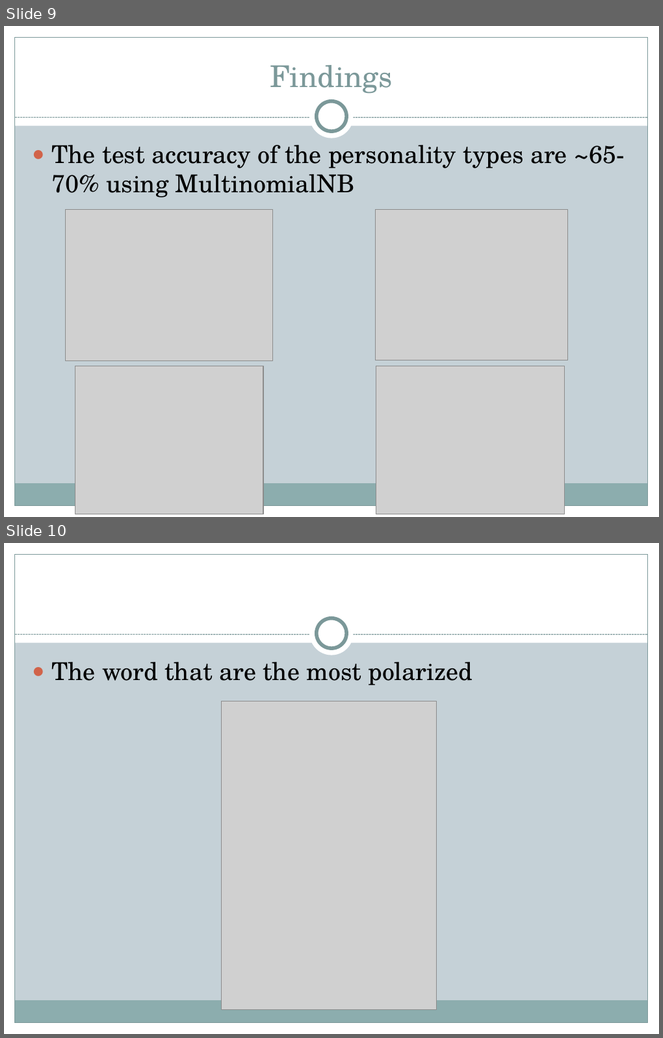
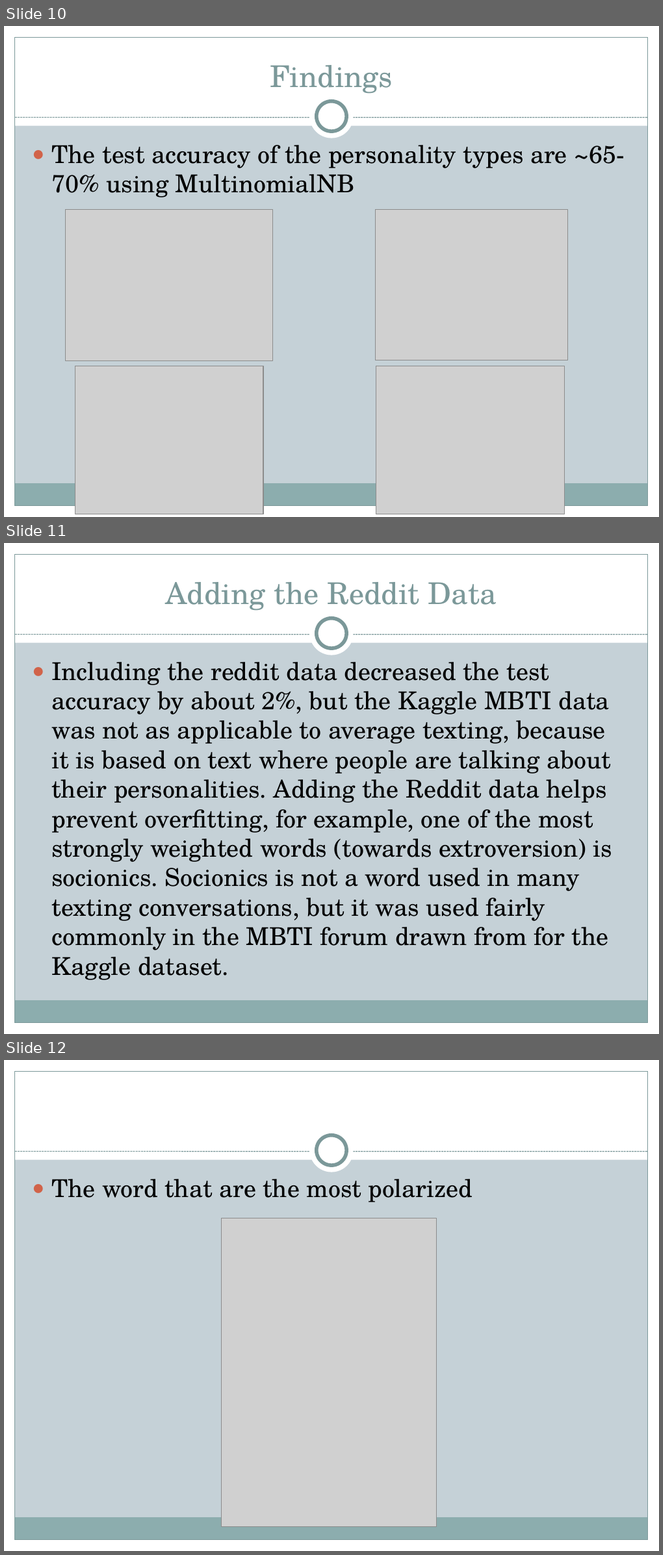
Before and after one commit to ParkerWilliamson/TextMash, a slide deck: SlideDeck.pptx. Shown one above the other, each under a label of ours: slides 9 and 10 before the commit, slides 10, 11 and 12 after it. The pictures are 663x1038 and 663x1555 pixels, drawn with LibreOffice and Linux fonts; fonts in the diff are those of the drawing; grey boxes stand for pictures. Boxes give left, top, right and bottom in pixels: in the first picture for what was removed or moved away, otherwise in the second. Text is boxed around its words. In the diff, an @@ line names an element or a change of style, - is before the commit and + after.

```diff
--- a/SlideDeck.pptx
+++ b/SlideDeck.pptx
@@ slide 11 added at (x1=4, y1=543, x2=659, y2=1034), background #C5D1D7; not listed: 9 template elements that a slide beside it also shows @@
@@ title added at (x1=166, y1=582, x2=497, y2=611), 33 pt, text #7C999A @@
+Adding the Reddit Data
@@ text added at (x1=51, y1=662, x2=612, y2=980), 27 pt, text #000000 @@
+● Including the reddit data decreased the test accuracy by about 2%, but the Kaggle MBTI data was not as applicable to average texting, because it is based on text where people are talking about their personalities. Adding the Reddit data helps prevent overfitting, for example, one of the most strongly weighted words (towards extroversion) is socionics. Socionics is not a word used in many texting conversations, but it was used fairly commonly in the MBTI forum drawn from for the Kaggle dataset.
@@ what was slide 9 is now slide 10 @@
@@ what was slide 10 is now slide 12 @@
```
Also in this commit, not shown: 1 slide changed, 1 other slide added, 6 other files.
